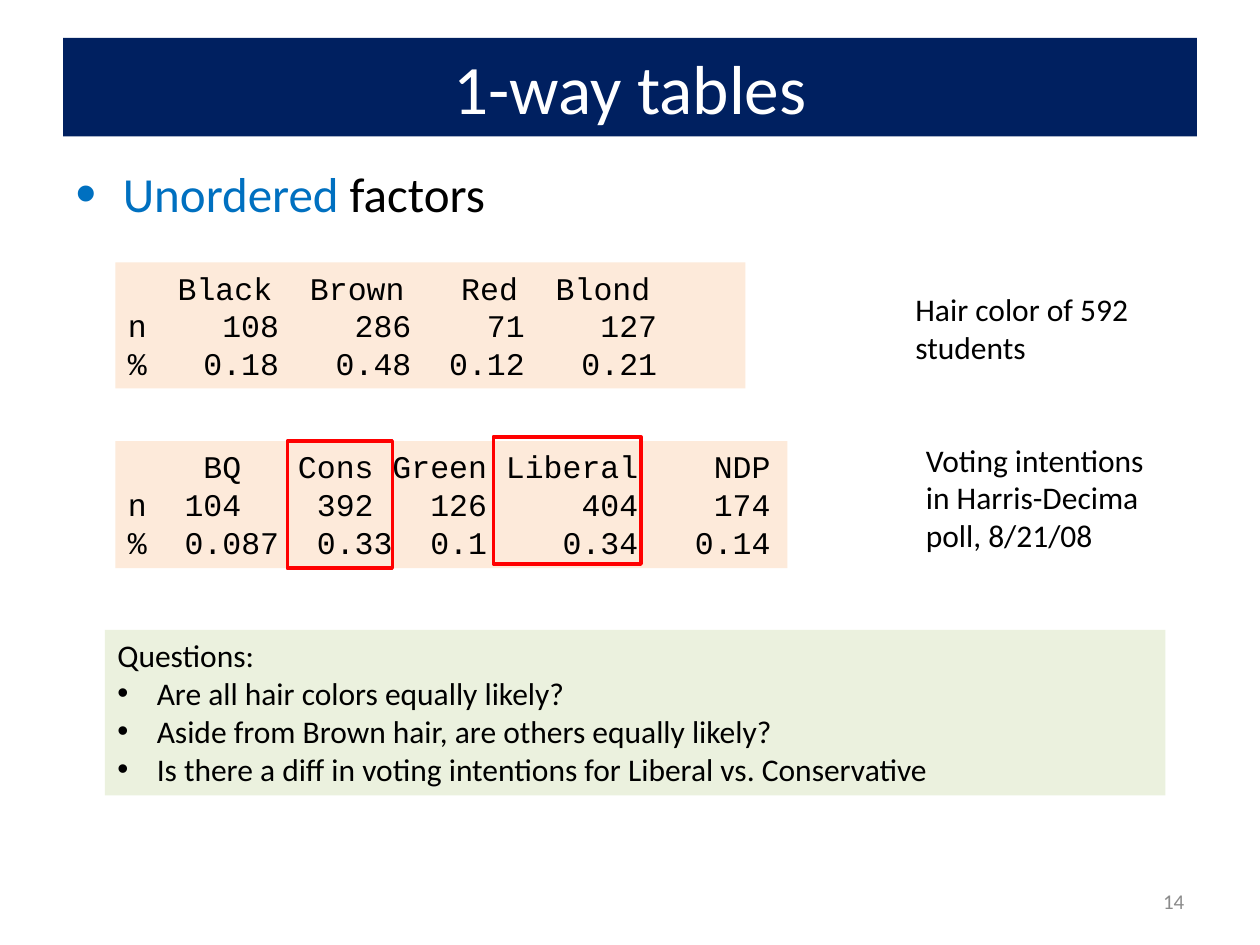
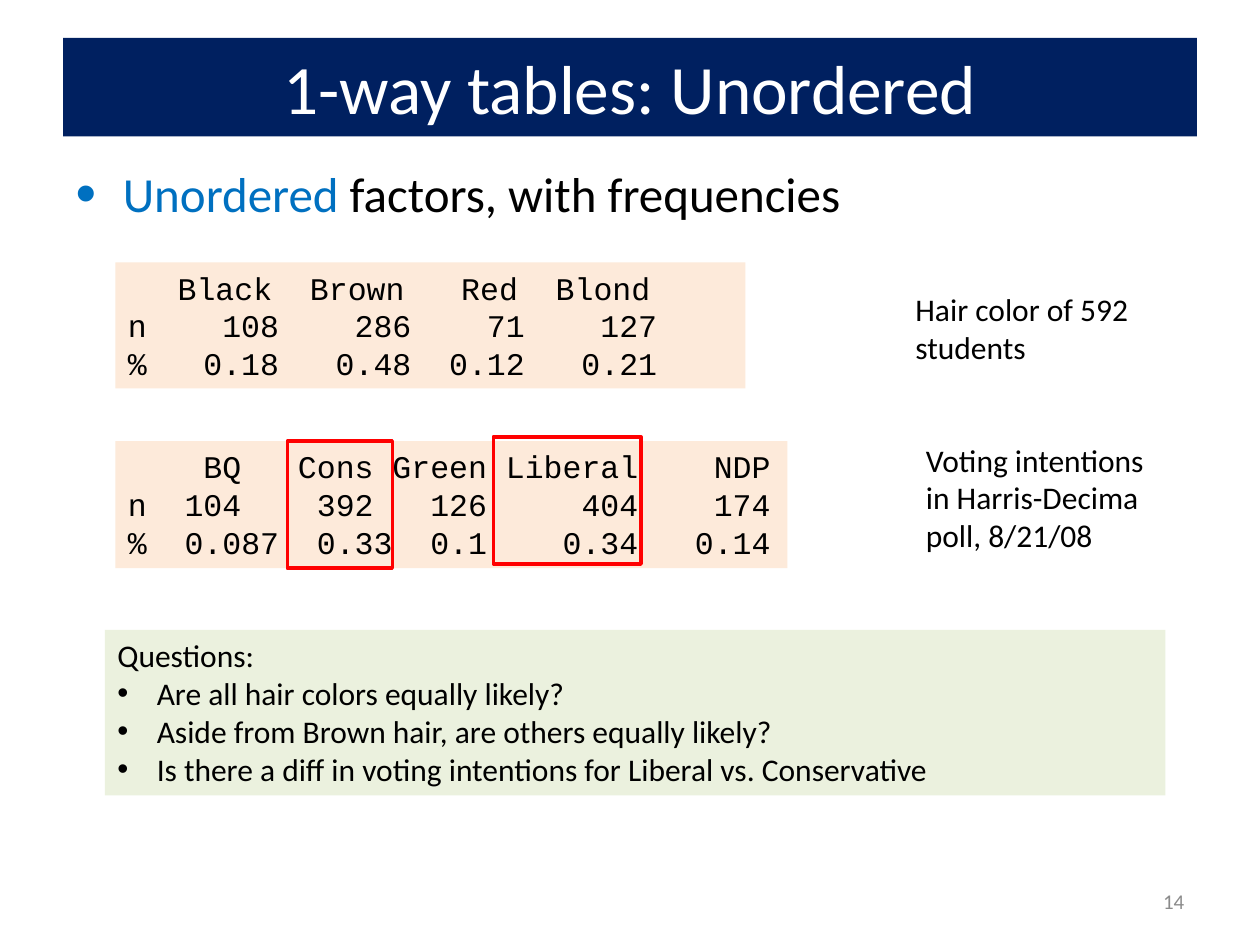
Before and after one commit to friendly/psy6136, a slide deck: slide 14 of docs/lectures/01-Overview.pptx. Drawn at 1260x945 pixels with LibreOffice and Linux fonts; fonts in the diff are those of the drawing. Boxes give left, top, right and bottom in pixels: in the first picture for what was removed or moved away, otherwise in the second. Text is boxed around its words. In the diff, an @@ line names an element or a change of style, - is before the commit and + after.

```diff
--- a/docs/lectures/01-Overview.pptx
+++ b/docs/lectures/01-Overview.pptx
@@ title at (283,66,976,126): text changed @@
-1-way tables
+1-way tables: Unordered
@@ text at (123,178,841,220): text changed; text colour #0070C0 to #000000 @@
-• Unordered factors
+• Unordered factors, with frequencies
```
Also in this commit, not shown: 22 other slides changed, 2 slides added, 16 other files.
